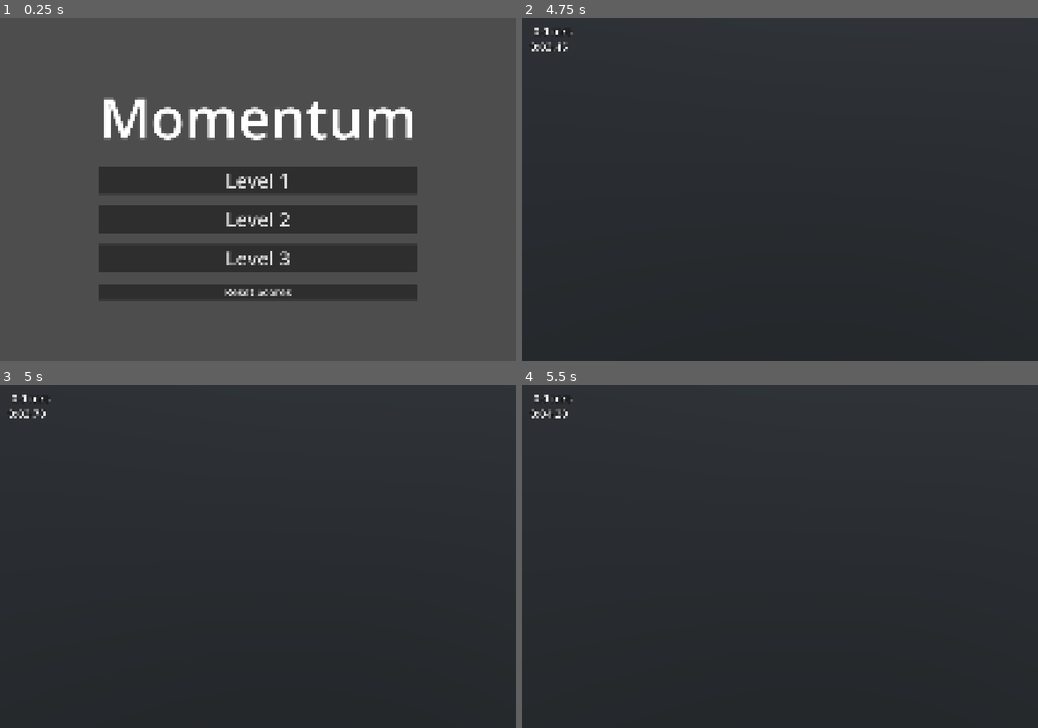
Above: before the commit, frames 1-4 (two rows, left to right).
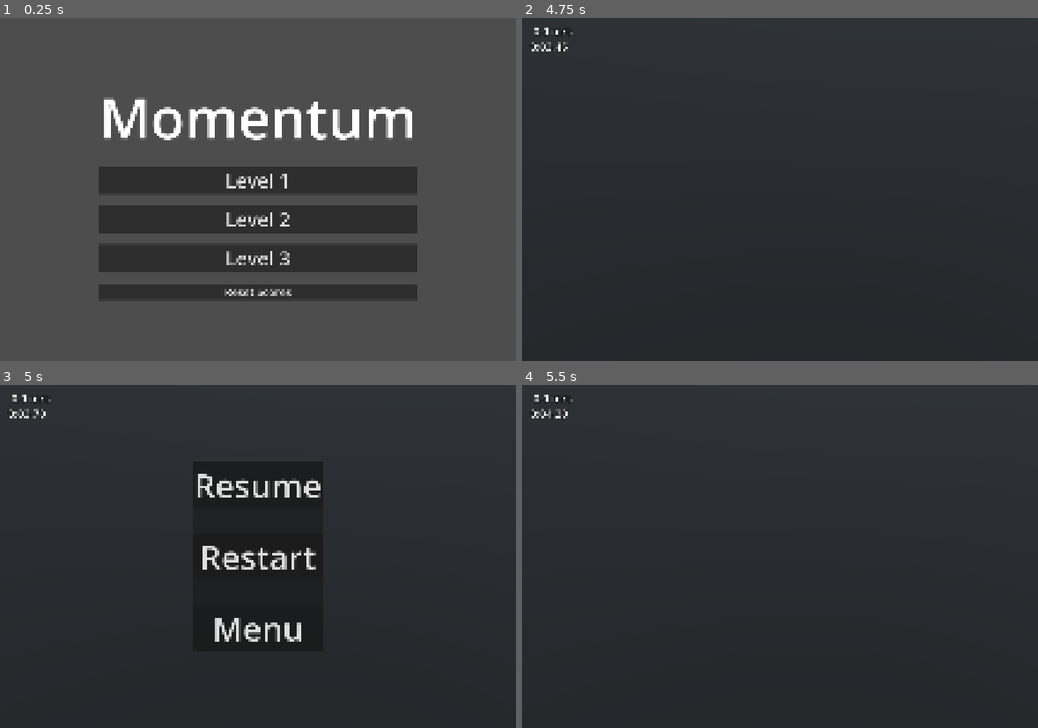
Above: after the commit, the same moments.

Repository: BingleyPro/momentum
Game: Godot game, scene res://menus/main_menu.tscn
Same seed, same stepped clock (60 frames per second), same inputs: the game is played once before the commit and once after it. A sky picture missing from this copy of the repository is replaced by a grey-blue gradient.
Inputs (mouse positions are in pixels of both pictures, inside the frame that each line leads up to):
- Up to frame 1 (0.25 s): no input
- Up to frame 2 (4.75 s): click "Level 1" at 0.5 s; tap Enter (ui_accept) at 1.25 s; move the mouse to (805, 189) at 1.27 s; hold E (interact) 1.28-2.03 s; hold W (forwards) from 1.28 s (still down); click (805, 189) at 1.42 s; tap Space (jump) at 1.52, 2.27, 3.77, 4.52 s; move the mouse to (754, 189) at 2.02 s; tap C (slide) at 2.1 s; click (754, 189) at 2.17 s; move the mouse to (790, 182) at 2.77 s; hold Shift (sprint) 2.78-3.53 s; click (790, 182) at 2.92 s; move the mouse to (774, 196) at 3.52 s; tap E (interact) at 3.6 s; click (774, 196) at 3.67 s; move the mouse to (816, 192) at 4.27 s; hold C (slide) from 4.28 s (still down); click (816, 192) at 4.42 s
- Up to frame 3 (5 s): keep holding W (forwards); keep holding C (slide); tap Escape (escape) at 4.9 s
- Up to frame 4 (5.5 s): release W (forwards) at 5 s; release C (slide) at 5 s; click (780, 484) at 5 s, where only the run after the commit has a clickable "Resume"

Frames 1-2 are identical in both runs. In frame 3, 1.9% of the frame differs, in the area x 38-63%, y 25-75%; in frame 4, nothing differs.

Commit message:
pause menu

Diff:
--- a/player/player.gd
+++ b/player/player.gd
@@ -127,6 +127,7 @@
 @onready var prompt_panel: PanelContainer = $CanvasLayer/PromptPanel
 @onready var action_label: Label = $CanvasLayer/PromptPanel/HBoxContainer/ActionLabel
 @onready var canvas: CanvasLayer = $CanvasLayer
+@onready var pause_menu = $CanvasLayer/PauseMenu
 
 @onready var footstep_sound = $Footstep
 @onready var wind_sound = $Wind
@@ -148,11 +149,28 @@
 	wind_sound.volume_db = -80.0
 	wind_sound.play()
 
+	pause_menu.hide()
+	pause_menu.get_node("VBoxContainer/Resume").pressed.connect(set_paused.bind(false))
+	pause_menu.get_node("VBoxContainer/Restart").pressed.connect(func():
+		get_tree().paused = false
+		get_tree().reload_current_scene())
+	pause_menu.get_node("VBoxContainer/Menu").pressed.connect(func():
+		get_tree().paused = false
+		get_tree().change_scene_to_file(MENU_SCENE))
+
 	if not is_active:
 		queue_free()
 
 	if start_at_checkpoint and OS.has_feature("editor"):
 		_start_at_debug_checkpoint.call_deferred()
+
+func set_paused(value):
+	get_tree().paused = value
+	pause_menu.visible = value
+	if value:
+		Input.mouse_mode = Input.MOUSE_MODE_VISIBLE
+	else:
+		Input.mouse_mode = Input.MOUSE_MODE_CAPTURED
 
 func _start_at_debug_checkpoint() -> void:
 	start_at_checkpoint.save_puzzle_state()
@@ -199,9 +217,9 @@
 
 	elif Input.is_action_just_pressed("escape"):
 		if Input.mouse_mode == Input.MOUSE_MODE_CAPTURED:
-			Input.mouse_mode = Input.MOUSE_MODE_VISIBLE
+			set_paused(true)
 		else:
-			Input.mouse_mode = Input.MOUSE_MODE_CAPTURED
+			set_paused(false)
 
 	elif Input.is_action_just_pressed("restart"):
 		get_tree().reload_current_scene()
@@ -433,7 +451,7 @@
 func get_next_target(time: float, medal_times: Array) -> String:
 	for i in range(medal_times.size() -1, -1, -1):
 		if medal_times[i] > 0.0 and time > medal_times[i]:
-			return "%s: under %s" % [MEDAL_NAMES[i], format_time(medal_times[i - 1])]
+			return "%s: under %s" % [MEDAL_NAMES[i], format_time(medal_times[i])]
 	return ""
 
 func update_movement_audio(delta) -> void:
@@ -451,7 +469,7 @@
 	return "%d:%05.2f" % [minutes, fmod(seconds, 60.0)]
 
 func _physics_process(delta):
-	if finished:
+	if finished or get_tree().paused:
 		return
 
 	if will_launch:
--- a/player/player.tscn
+++ b/player/player.tscn
@@ -33,6 +33,7 @@
 stream_1/stream = ExtResource("2_yw30f")
 
 [node name="Player" type="CharacterBody3D" unique_id=1333248885 groups=["jump_pad_activators", "plate_activators", "player"]]
+process_mode = 3
 script = ExtResource("1_oul6g")
 
 [node name="CollisionShape3D" type="CollisionShape3D" parent="." unique_id=154357241]
@@ -75,6 +76,40 @@
 theme_override_font_sizes/font_size = 86
 text = "Interact"
 
+[node name="PauseMenu" type="PanelContainer" parent="CanvasLayer" unique_id=315208632]
+process_mode = 2
+visible = false
+anchors_preset = 8
+anchor_left = 0.5
+anchor_top = 0.5
+anchor_right = 0.5
+anchor_bottom = 0.5
+offset_left = -20.0
+offset_top = -20.0
+offset_right = 20.0
+offset_bottom = 20.0
+grow_horizontal = 2
+grow_vertical = 2
+
+[node name="VBoxContainer" type="VBoxContainer" parent="CanvasLayer/PauseMenu" unique_id=2068981885]
+layout_mode = 2
+theme_override_constants/separation = 146
+
+[node name="Resume" type="Button" parent="CanvasLayer/PauseMenu/VBoxContainer" unique_id=1722784902]
+layout_mode = 2
+theme_override_font_sizes/font_size = 192
+text = "Resume"
+
+[node name="Restart" type="Button" parent="CanvasLayer/PauseMenu/VBoxContainer" unique_id=866228795]
+layout_mode = 2
+theme_override_font_sizes/font_size = 192
+text = "Restart"
+
+[node name="Menu" type="Button" parent="CanvasLayer/PauseMenu/VBoxContainer" unique_id=1774711624]
+layout_mode = 2
+theme_override_font_sizes/font_size = 192
+text = "Menu"
+
 [node name="Wind" type="AudioStreamPlayer" parent="." unique_id=1530749899]
 stream = ExtResource("2_rkbax")
 volume_db = -12.0
